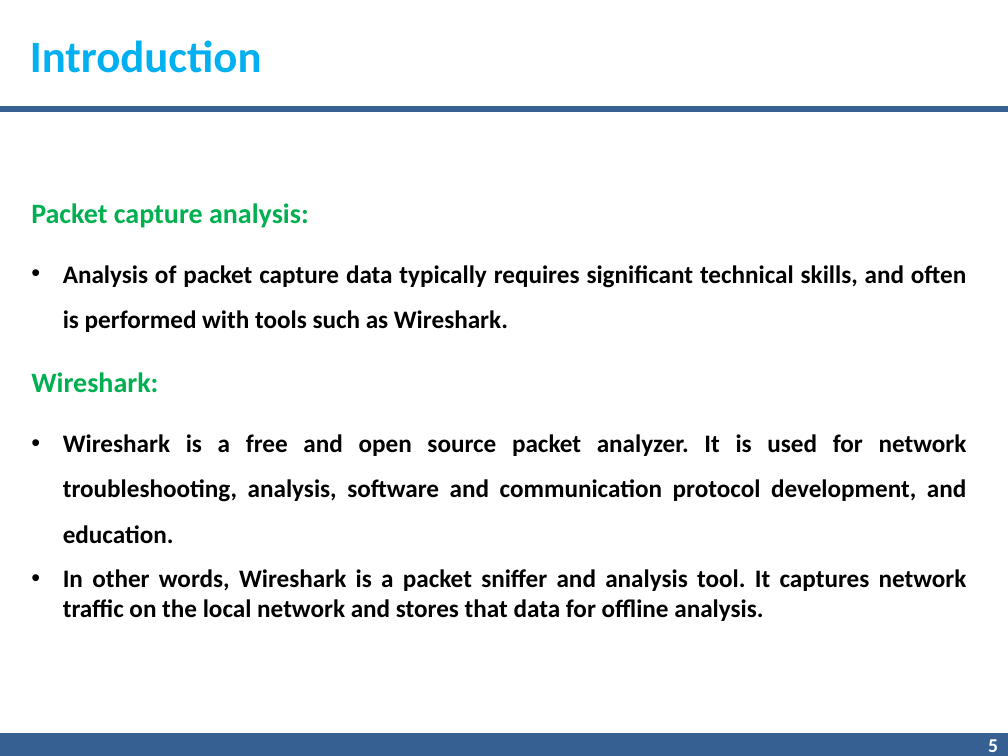
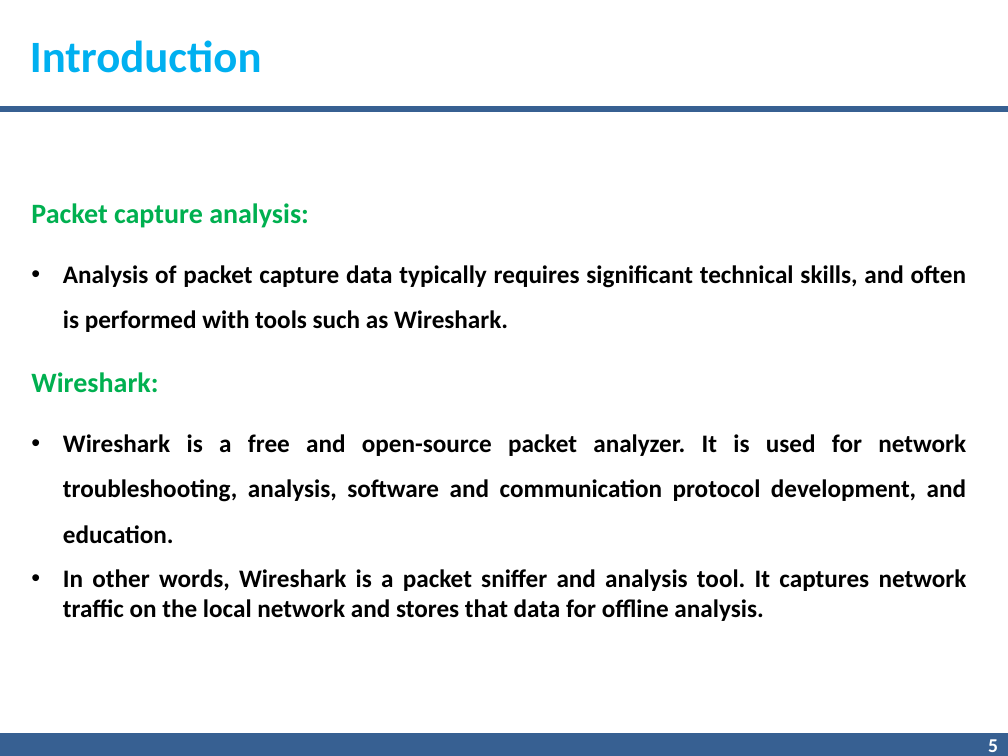
Before and after one commit to gnnain/Pcap_Reader, a slide deck: slide 5 of 7.pptx. Drawn at 1008x756 pixels with LibreOffice and Linux fonts; fonts in the diff are those of the drawing; background and template pictures are left out. Boxes give left, top, right and bottom in pixels: in the first picture for what was removed or moved away, otherwise in the second. Text is boxed around its words. In the diff, an @@ line names an element or a change of style, - is before the commit and + after.

```diff
--- a/7.pptx
+++ b/7.pptx
@@ text at <box>63,434,966,544</box>: text changed @@
-• Wireshark is a free and open source packet analyzer. It is used for network troubleshooting, analysis, software and communication protocol development, and education.
+• Wireshark is a free and open-source packet analyzer. It is used for network troubleshooting, analysis, software and communication protocol development, and education.
```
Also in this commit, not shown: 12 other slides changed, 2 slides added, 2 slides removed.
